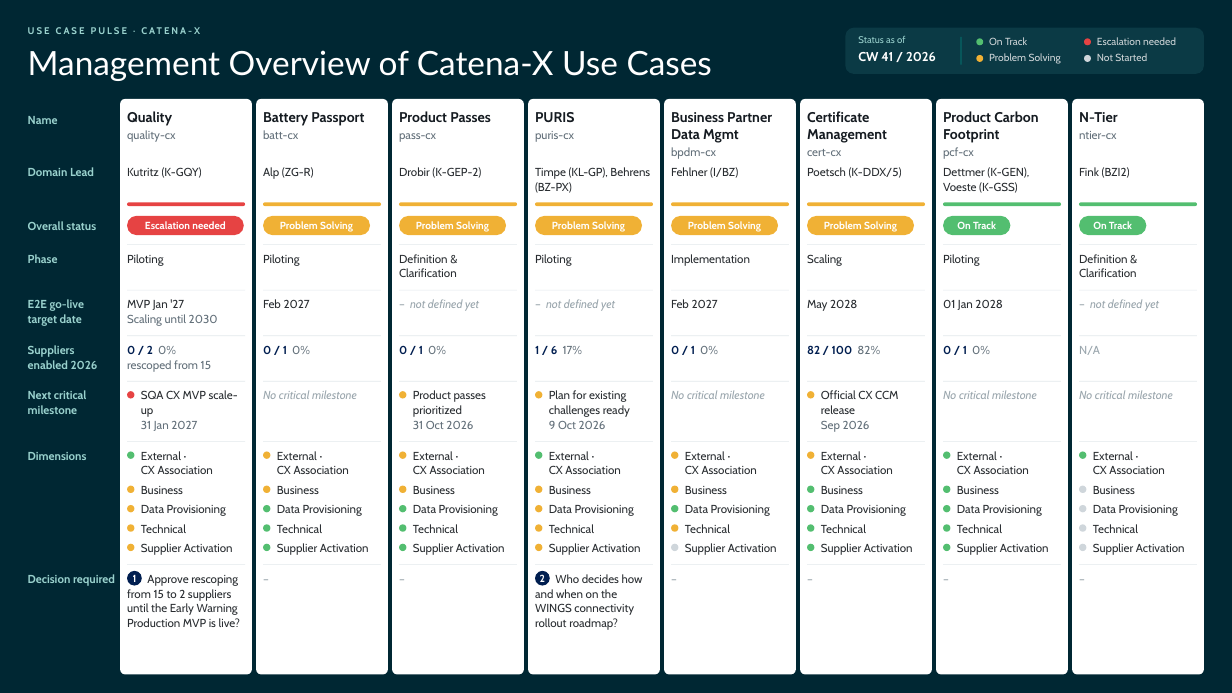
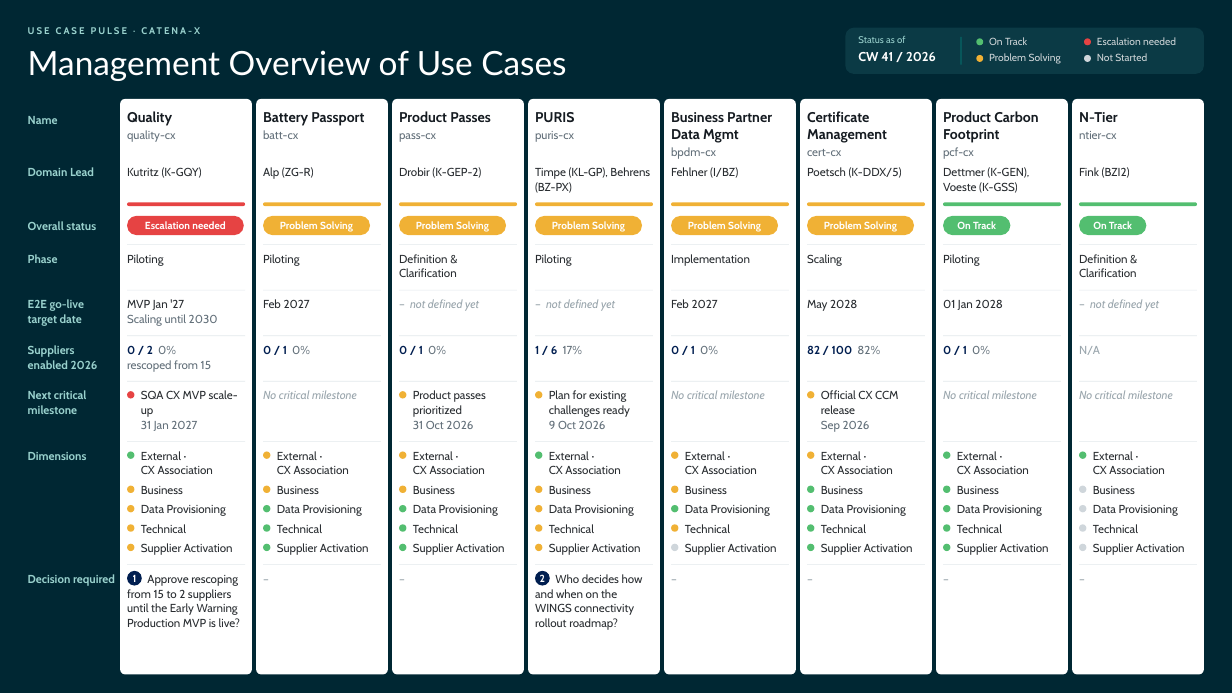
Before and after one commit to carmenxschneider/CatenaX, a slide deck: slide 1 of output/Catena-X_Pulse_Management_Overview_CW41_26.pptx. Drawn at 1232x693 pixels with LibreOffice and Linux fonts; fonts in the diff are those of the drawing. Boxes give left, top, right and bottom in pixels: in the first picture for what was removed or moved away, otherwise in the second. Text is boxed around its words. In the diff, an @@ line names an element or a change of style, - is before the commit and + after.

```diff
--- a/output/Catena-X_Pulse_Management_Overview_CW41_26.pptx
+++ b/output/Catena-X_Pulse_Management_Overview_CW41_26.pptx
@@ text at [28,50,566,81]: text changed @@
-Management Overview of Catena-X Use Cases
+Management Overview of Use Cases
```
Also in this commit, not shown: 1 other slide changed, 6 other files.
